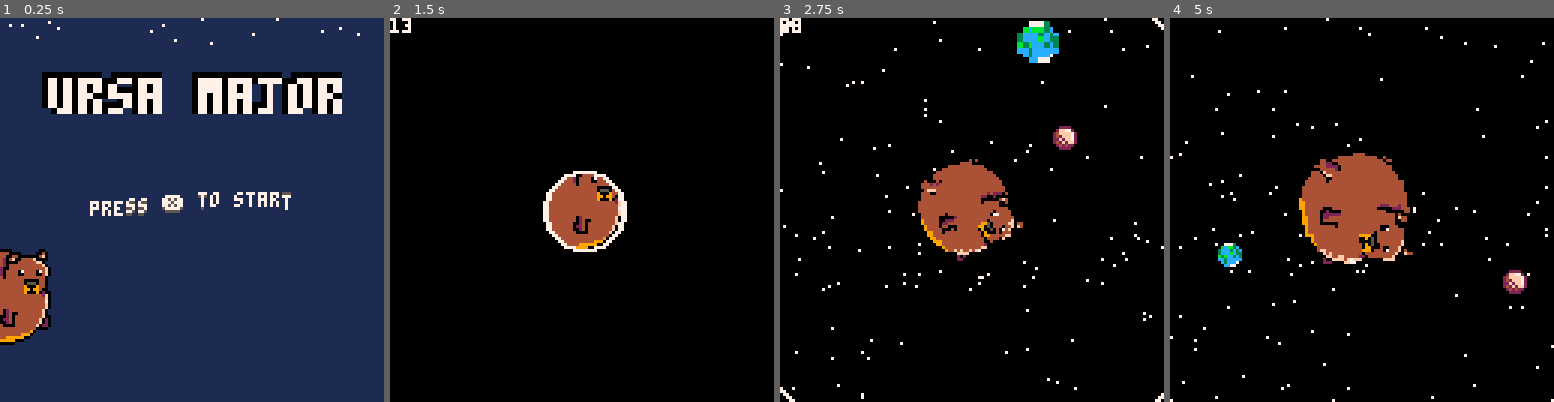
Above: before the commit, frames 1-4 (left to right).
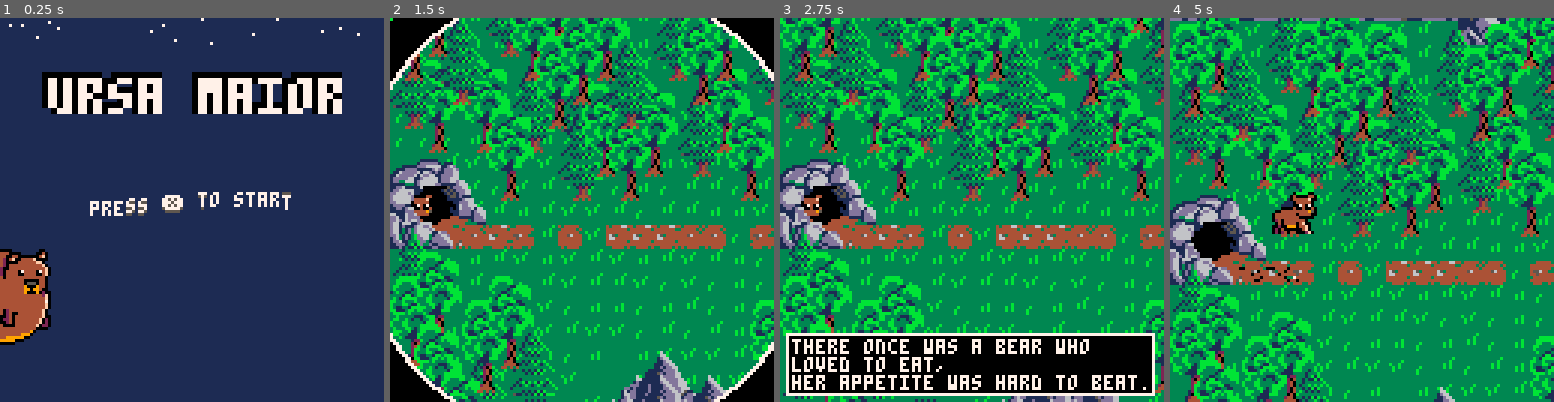
Above: after the commit, the same moments.

Repository: ekaktusz/harvest
Game: PICO-8 cartridge harvest.p8
Two runs of this game, one before a commit and one after it. Both use one fixed random seed, a clock stepped at 60 frames per second and the inputs below.
Inputs:
- Up to frame 1 (0.25 s): no input
- Up to frame 2 (1.5 s): tap X (X key) at 0.33, 1.07 s; tap O (Z key) at 0.7 s
- Up to frame 3 (2.75 s): hold Right 1.6-2.1 s; tap O (Z key) at 1.7, 2.1, 2.5 s; tap X (X key) at 1.85 s; hold Up 2.15-2.42 s; hold Right from 2.47 s (still down)
- Up to frame 4 (5 s): tap O (Z key) every 0.4 s from 2.9 to 4.9 s; tap X (X key) at 2.97, 4.08 s; release Right at 3.03 s; hold Left 3.08-3.58 s; hold Down 3.63-3.97 s; hold Right 4.02-4.68 s; hold Up from 4.73 s (still down)

The runs differ from the first frame. In frame 1, less than 0.1% of the frame differs, in the area x 71-74%, y 21-25%; in frame 2, 94%; in frame 3, 87%; in frame 4, 98%, in the area x 0-100%, y 0-100%.

Commit message:
first production ready

Diff:
--- a/harvest.p8
+++ b/harvest.p8
@@ -306,9 +306,9 @@
 0e0e0e0e0e0e0e0e0e0e0e262e0e0e0e0e0e0e0e0e0e0e0e0e0e0e0e0eaaaa0eaaaa0e0e0e0e0e0e0e0e84aaaaaaaa0eaaaa0e0e0e0e0e0e0e0e0e0e0e0e0e2b0e0e0e0eaa0e840e0e0e800eaa0e0e0e0e0e0e800e0e0e800e0e0e0e840e0e0e0000000000000000000000000000000000000000000000000000000000000000
 c00e0e0e0e0e0e0e0e0e0e0e0e0e0e0e0e0e0e0e0e0e0e0e0e0e0e0e0e0e0e0e0e0e0e840ec80e0e0e0e0e800e0e840e0e0eaa0eaaaaaaaaaa0eaaaaaa0eaaaaaaaaaaaa0e0e0e0e0e0e0e0e0eaa800e0e0e0e0e0e0e840e0e0e800e0e0e800e0000000000000000000000000000000000000000000000000000000000000000
 0e0e0e0e0e0e0e0e0e0e0e0e0e0e0e0e0e0e0e0e0e0e0e0e0e0e0e0e0e0eaa0e0e0e0e0e0ec8c80e0e0e0e0e0e840e0e800e840e0ec80e0e0e0e0e0e0e800e0e0e0e0e0e800e0e0e0e0e0e0eaa0e0e0e2c0e842e0e840e0e0e0e0e0e0e0e0e0e0000000000000000000000000000000000000000000000000000000000000000
-0e0e0e0e2b2b0e2b0e2b0e2b0e0e0e0e0e0e0e0e0e0e0e0e0e0e0e0eaaaaaa0e0e0e0e0e840e0e0e84800e0e0e0e0e0e0e840e0ec8c80e0e0e840e0e0e0e0e0e0eaa0e0e0e0e0e800e0e0e0eaa0e0e0e0e0e0e0e0e0e0e800e0e0e0e0e0e0e0e0000000000000000000000000000000000000000000000000000000000000000
+0e0e0e0e0e0e0e0e0e0e0e0e0e0e0e0e0e0e0e0e0e0e0e0e0e0e0e0eaaaaaa0e0e0e0e0e840e0e0e84800e0e0e0e0e0e0e840e0ec8c80e0e0e840e0e0e0e0e0e0eaa0e0e0e0e0e800e0e0e0eaa0e0e0e0e0e0e0e0e0e0e800e0e0e0e0e0e0e0e0000000000000000000000000000000000000000000000000000000000000000
 800eaaaaaaaa0eaa0eaaaaaaaaaa0eaaaaaa0eaaaa0eaaaaaaaaaa0e0e0e0e840e0e0e0e0e0e800e0e0e0e0e0e0e840e0e0e0e0e0e0e840e0e0e0e800e0e0e0e0eaaaa0e0e0e0e0e0e840e0e0e0e0e0e0e0e0e2c0e0e0e0e0e840e800e840e0e0000000000000000000000000000000000000000000000000000000000000000
-0e840e0e2b2b2b2b2b2b2b2b2b0e0e0e0e0e840e0e0e0e0e0e0e0e0e800e840e0e800e840e0e0e0e0e0e840e0e800e0e0e800e0e0e0e0e840e840e0e800e840e0e802eaa0e0e0e0e0e0e0e0eaa0e0e0e0e882e0e0e0e0e0e0e0e0e0e0e0e0e0e0000000000000000000000000000000000000000000000000000000000000000
+0e840e0e0e0e0e0e0e0e0e0e0e0e0e0e0e0e840e0e0e0e0e0e0e0e0e800e840e0e800e840e0e0e0e0e0e840e0e800e0e0e800e0e0e0e0e840e840e0e800e840e0e802eaa0e0e0e0e0e0e0e0eaa0e0e0e0e882e0e0e0e0e0e0e0e0e0e0e0e0e0e0000000000000000000000000000000000000000000000000000000000000000
 840e0e0e840e0e0e0e0e0e0e0e0e0e0e0e0e0e800e840e0eaa0e0e0e0e0e0e0e0e0e840e0e0e0e800e0e0e0e0e0e0e840e0e840e840e0e0e0e0e0e0e0e840e0e0e0e0eaa0e0e0e0e840e0e0eaaaa0e0e0e0e0e0e0e840e0e0e840e0e0e800e0e0000000000000000000000000000000000000000000000000000000000000000
 0e0e0e840e0e0e0e0e0e0e0e0e0e0e840e0e800e840e0e0e0e0e0e0e0e0e0e840e0e0e0e802e0e0e0e842e0e0e0e800e0e0e0e0e0e840e0e0e0e0e0e0e0e0e0e0e0e0e0e0e0e840e0e0e0e0e0e0eaa0e0e0e0e0e0e0e0e0e0e0e0e800e0e840e0000000000000000000000000000000000000000000000000000000000000000
 0e840e0e0e800e0e0e0e0e0e0e0e0e0e0e0e0e0e0e0e800e0eaaaa0e0e0e0e0e0e802e842e842e0e842e0e0e802e0e0e0e0e842e0e0e0e802e0e802e0e0e0e0e0e0e0eaa0e0e0e0e0e840e0e0e0e0e0e0e0e0e0e0e0e800e800e0e0e840e0e0e0000000000000000000000000000000000000000000000000000000000000000
--- a/include/bear.lua
+++ b/include/bear.lua
@@ -9,7 +9,7 @@
         real_w = 15,
         real_h = 15,
         spr = 0,
-        speed = 1.6,
+        speed = 0.6,
         num_eaten = 0,
         scale = 0,
         anim = init_animation(0, 16, 10),
@@ -96,7 +96,7 @@
     bear.moving = false
     bear_collide_with_objs(triggers, bear_collide_with_trigger)
 
-    if tb_1.reading then
+    if tb_1.reading and not tb_1.rb then
         bear.freezed = 0
         bear.freeze_time = 5
     end
@@ -183,6 +183,7 @@
         explode(bear.x+bear.w/2,bear.y+bear.h/2,bear.w/2,40,100)
         tb_1 = tb_init(helps.jollakot_tb)
         sfx(35)
+        bear.speed = 1.1
     end
 
     if bear.level == 1 and bear.num_eaten > 50 then
@@ -197,7 +198,7 @@
         tb_1 = tb_init(helps.pukk_tb)
     end
 
-    if wait_time_switch < wait_time_timer then
+    if wait_time_switch < wait_time_timer or (bear.level==2 and not tb_1.reading) then
         switch_animation_started = true
     end
 
--- a/include/food.lua
+++ b/include/food.lua
@@ -53,7 +53,9 @@
     if food.sprite == 4 then --honey
         bear.honey_eaten = true
         tb_1 = tb_init(helps.fish_tb)
+        delete_roadblocks()
     end
     del(foods, food)
     bear.num_eaten += 1
+    --switch_season()
 end
--- a/include/forest_level.lua
+++ b/include/forest_level.lua
@@ -38,7 +38,7 @@
     switch_animation_time = 160
     switch_animation_started = false
 
-    tb_1.reading =false
+    --tb_1.reading =false
 end
 
 function update_forest_level()
@@ -112,11 +112,11 @@
     draw_parts(bear_parts)
     draw_cave_bot()
     draw_behind_trees()
+    draw_stones()
     draw_bear()
     draw_cave_top()
     draw_mountains()
     draw_front_trees()
-    draw_stones()
     draw_fishes()
 
     if(bear.level >= 1) then
@@ -147,9 +147,9 @@
 end
 
 function switch_season()
-    if current_season == "summer" then
-
-    end
+    --if current_season == "summer" then
+    --
+    --end
     season_color=9
     for t in all(terrain) do
         t.season_tile_num = get_rand(1, 5)
--- a/include/game_state.lua
+++ b/include/game_state.lua
@@ -2,7 +2,7 @@
     _update60 = update_game
     _draw = draw_game
     init_forest_level()
-    switch_to_space_level()
+    --switch_to_space_level()
 end
 
 function update_game()
--- a/include/helps.lua
+++ b/include/helps.lua
@@ -10,5 +10,7 @@
     stones_tb = {text="she gobbled up stones, \nstumps, and every leaf, \nshe ate the trees, mountains, \neverything in her reach.", x=2,y=98, w=122,h=26,time=500},
     pukk_tb = {text="oh the old mountain, \nshe ate it as a whole, \nso she looked up at the sky \nand saw her new goal.", x=2,y=98, w=122,h=26,time=500},
     space_tb = {text="semmi", x=2,y=98, w=122,h=26,time=500},
-    finish_tb = {text="the bear ate celestials, \none by one, \nuntil she became ursa maior, \nthe only one...", x=2,y=98, w=122,h=26,time=1000}
+    finish_tb = {text="the bear ate celestials, \none by one, \nuntil she became ursa maior, \nthe only one...", x=2,y=98, w=122,h=26,time=1000},
+    berry_rb = {text="the bear ate celestials, \none by one, \nuntil she became ursa maior, \nthe only one...", x=2,y=98, w=122,h=26,time=1000, rb=true},
+    honey_rb = {text="the bear ate celestials, \none by one, \nuntil she became ursa maior, \nthe only one...", x=2,y=98, w=122,h=26,time=1000, rb=true}
 }
--- a/include/map.lua
+++ b/include/map.lua
@@ -52,6 +52,13 @@
         end
     end
 
+    for t in all(triggers) do
+        if bear_collide_with_obj(t) and t.roadblock then
+            tb_1 = tb_init(t.textbox)
+            return true
+        end
+    end
+
     cave_solid1 = {x=cave.x,y=cave.y+5, w=cave.w*4/5, h=5}
     cave_solid2 = {x=cave.x,y=cave.y+cave.h-3, w=cave.w*4/5, h=3}
     --draw_hitbox(cave_solid1)
--- a/include/menu_state.lua
+++ b/include/menu_state.lua
@@ -49,7 +49,7 @@
 function draw_menu()
 	cls(1)
     draw_parts(snow_parts)
-    obprint("ursa major",16,20,7,0,2.5)
+    obprint("ursa maior",16,20,7,0,2.5)
     wavy_text("press ❎  to start",f)
     --rspr(32,test_x,80+sin(0.1*test_x)*14,test_a,4,4)
     palt(14, true) -- pink color as transparency is true
--- a/include/space_level.lua
+++ b/include/space_level.lua
@@ -96,7 +96,7 @@
         bear.y = 63 + cam.vy
         draw_anim(space_animation_timer, 64, 64)
         --draw_bear()
-        print(space_animation_timer)
+        --print(space_animation_timer)
         --tb_1 = tb_init(helps.space_tb)
         --space_animation_finished = true
     end
--- a/include/textbox.lua
+++ b/include/textbox.lua
@@ -6,6 +6,7 @@
     local _w  = t.w
     local _h  = t.h
     local _time = t.time
+    local _rb = t.rb or false
     local tb={ -- table containing all properties of a text box. i like to work with tables, but you could use global variables if you preffer.
         str=string, -- the strings. remember: this is the table of strings you passed to this function when you called on _update()
         --voice=voice, -- the voice. again, this was passed to this function when you called it on _update()
@@ -22,7 +23,8 @@
         col2=7, -- border color
         col3=7, -- text color
         time=_time, -- until its dismissed automatically
-        reading=true -- sets reading to true when a text box has been called.
+        reading=true, -- sets reading to true when a text box has been called.
+        rb=_rb
     }
     return tb
 end
--- a/include/triggers.lua
+++ b/include/triggers.lua
@@ -3,22 +3,39 @@
     triggers = {}
     add_trigger(80,120,20,100,helps.letsgo_tb)
     add_trigger(190,100,20,100,helps.mallorn_tb)
+    add_trigger(180,170,70,25,helps.berry_rb,true) --roadblock
+    add_trigger(495,135,75,25,helps.honey_rb,true) --roadblock
 end
 
-function add_trigger(_x,_y,_w,_h,_text_box)
+function add_trigger(_x,_y,_w,_h,_text_box,roadblock)
+    local _roadblock = roadblock or false
+    --_name = name or ":("
     --textbox: x,y,w,h,text
     local _trigger = {
         x = _x,
         y = _y,
         w = _w,
         h = _h,
-        textbox=_text_box
+        textbox=_text_box,
+        roadblock=_roadblock
     }
     add(triggers, _trigger)
 end
 
 function bear_collide_with_trigger(t)
-    tb_1 = tb_init(t.textbox)
+    if not tb_1.reading and not t.roadblock then
+        tb_1 = tb_init(t.textbox)
+    end
     --freeze_bear(80)
-    del(triggers, t)
+    if not t.roadblock then
+        del(triggers, t)
+    end
 end
+
+function delete_roadblocks()
+    for t in all(triggers) do
+        if t.roadblock then
+            del(triggers, t)
+        end
+    end
+end
